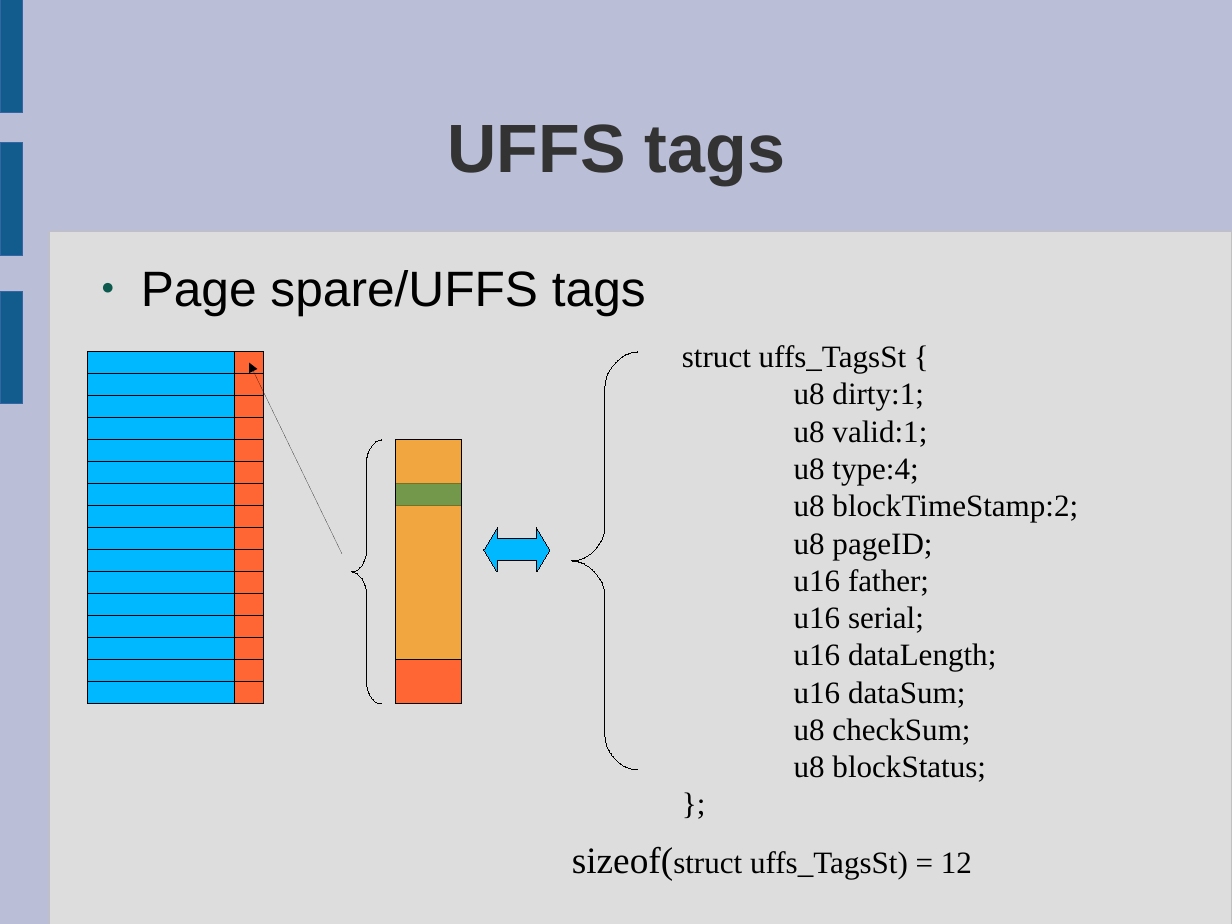
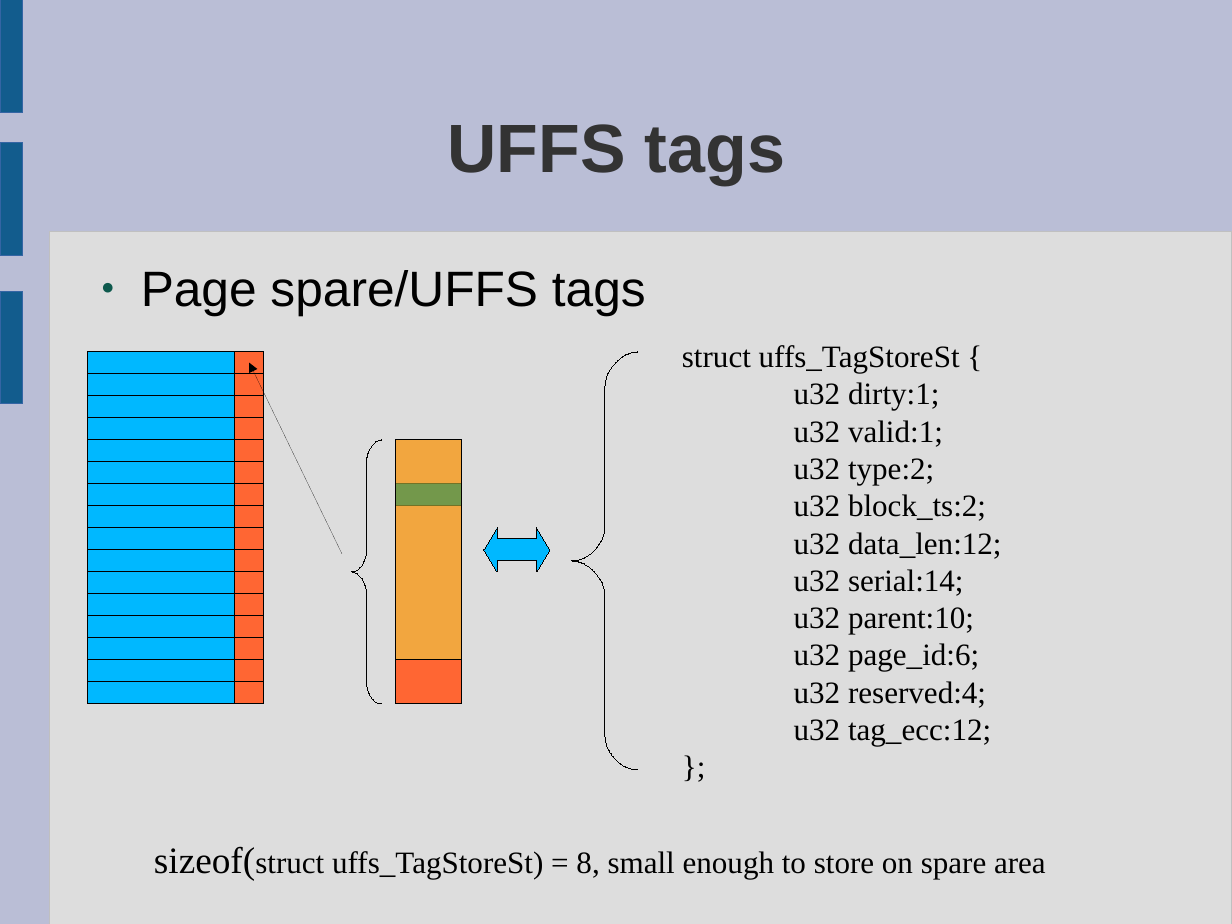
Before and after one commit to rickyzheng/uffs, a slide deck: slide 14 of doc/Understanding UFFS.odp. Drawn at 1232x924 pixels with LibreOffice and Linux fonts; fonts in the diff are those of the drawing. Boxes give left, top, right and bottom in pixels: in the first picture for what was removed or moved away, otherwise in the second. Text is boxed around its words. In the diff, an @@ line names an element or a change of style, - is before the commit and + after.

```diff
--- a/doc/Understanding UFFS.odp
+++ b/doc/Understanding UFFS.odp
@@ text at box(682, 345, 1002, 746): text changed @@
-struct uffs_TagsSt {
-u8 dirty:1;
-u8 valid:1;
-u8 type:4;
-u8 blockTimeStamp:2;
-u8 pageID;
-u16 father;
-u16 serial;
-u16 dataLength;
-u16 dataSum;
-u8 checkSum;
-u8 blockStatus;
+struct uffs_TagStoreSt {
+u32 dirty:1;
+u32 valid:1;
+u32 type:2;
+u32 block_ts:2;
+u32 data_len:12;
+u32 serial:14;
+u32 parent:10;
+u32 page_id:6;
+u32 reserved:4;
+u32 tag_ecc:12;
@@ text at box(154, 846, 1046, 880): text changed @@
-sizeof(struct uffs_TagsSt) = 12
+sizeof(struct uffs_TagStoreSt) = 8, small enough to store on spare area
```
Also in this commit, not shown: 12 other slides changed, 1 other file.
